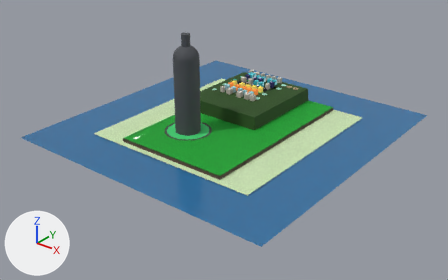
One commit to the glTF model blender-tots/tots-model.glb: the scene before it, then after it.
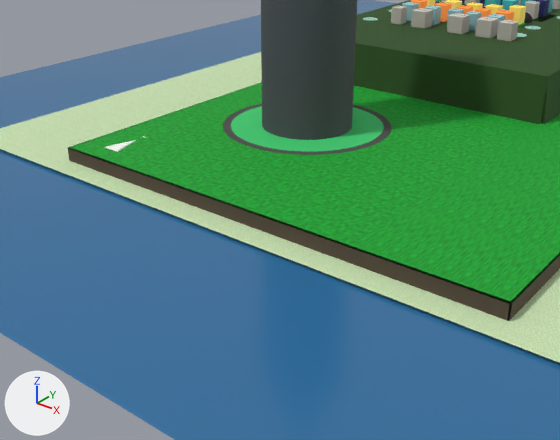
There are two pictures of each version: one whole from a 50 mm camera at (1841.0, -2797.0, 1561.0) aimed at (-242.0, -193.0, -54.0), one close up from a 50 mm camera at (315.0, -1303.0, 422.0) aimed at (-429.0, -373.0, -155.0). Arrows for +X, +Y and +Z are at lower left; the lights stay in place. The older version's two pictures come first. Where no turn or scale is listed for an object, it has been applied to the vertices. Vertices at exactly the same position are counted once.

Names of what the first close-up shows: '導師之間_塔底盆地', '導師之間_塔底盆地_外環', '導師之間_柱身', '平原_南側塊', '平原_東側帶', '平原岩壁_南', '海', '無實體_南側', '無實體_東側', '無實體_西側', '高原轉平原_南坡', '高原面_南' and 37 more.
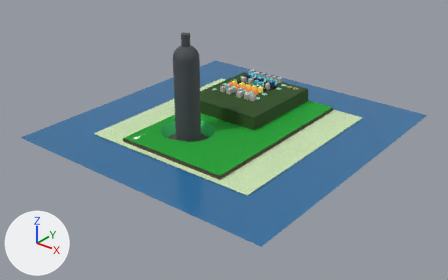
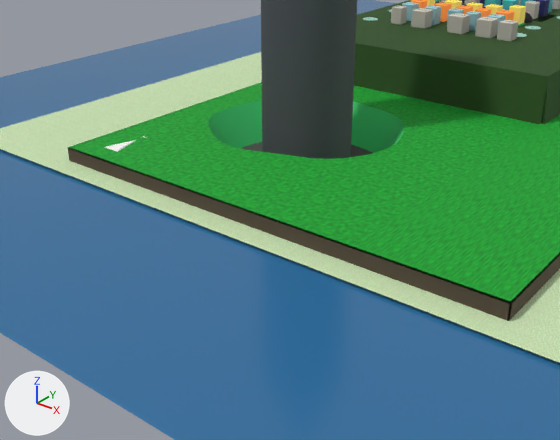
Diff of the bpy script that builds the scene:
```diff
--- a/blender-tots/tots-model.glb.py
+++ b/blender-tots/tots-model.glb.py
@@ me_cone @@
 # used by ob_導師之間_塔底盆地; location = (-422.0, -309.0, -32.0)
-me_cone.from_pydata(...)  # 128 vertices, 252 faces; spans x -127.0..127.0, y -127.0..127.0, z -32.0..32.0
+me_cone.from_pydata(...)  # 192 vertices, 286 faces; spans x -584.0..-257.0, y -465.0..-152.0, z -64.0..0.0
+# me_cone part 1: 192 vertices added at x -584.0..-257.0, y -465.0..-152.0, z -64.0..0.0
+# me_cone part 2: 128 vertices removed from x -127.0..127.0, y -127.0..127.0, z -32.0..32.0
 me_cone.materials.append(mat_tots_ms_basin)
+me_cone.materials.append(mat_tots_ms_basin_ring)  # dark grey #4a4a48
@@ me_cube_006 @@
 # used by ob_平原_南側塊; location = (0.0, 0.0, 0.0)
-me_cube_006.from_pydata(...)  # 138 vertices, 276 faces; spans x -645.0..-120.0, y -626.0..-59.0, z -2.0..0.0
+me_cube_006.from_pydata(...)  # 204 vertices, 408 faces; spans x -645.0..-120.0, y -626.0..-59.0, z -2.0..0.0
+# me_cube_006 part 3: 130 vertices removed from x -562.0..-282.0, y -449.0..-169.0, z -2.0..0.0; 196 vertices added at x -584.0..-257.0, y -465.0..-152.0, z -2.0..0.0
 me_cube_006.materials.append(mat_tots_surface_plain)
@@ me_plane_004 @@
 # used by ob_海; location = (0.0, 0.0, 0.0)
-me_plane_004.from_pydata(...)  # 4 vertices, 2 faces; spans x -1163.0..582.0, y -964.0..855.0, z -26.0
+me_plane_004.from_pydata(...)  # 96 vertices, 96 faces; spans x -1163.0..582.0, y -964.0..855.0, z -26.0
+# me_plane_004 part 4
+# 2 faces are deleted
+# 92 vertices are added at x -590.0..-251.0, y -471.0..-146.0, z -26.0
+# 96 new faces join them
 me_plane_004.materials.append(mat_tots_surface_sea)
@@ ob_導師之間_塔底盆地 @@
 ob_導師之間_塔底盆地 = bpy.data.objects.new('導師之間_塔底盆地', me_cone)
-ob_導師之間_塔底盆地.location = (-422.0, -309.0, -32.0)
+ob_導師之間_塔底盆地.location = (0.0, 0.0, 0.0)
@@ ob_導師之間_塔底盆地_外環 @@
-ob_導師之間_塔底盆地_外環 = bpy.data.objects.new('導師之間_塔底盆地_外環', me_導師之間_塔底盆地_外環)
-ob_導師之間_塔底盆地_外環.location = (0.0, 0.0, 0.0)
```

Location of each change, [x1, y1, x2, y2] in pixels of the close-ups (560 x 440 px; the box of a moved part takes in the faces that stretch with it):
'導師之間_塔底盆地', reshaped, moved (28% wider, 21% taller): before [231, 106, 384, 152]; after [208, 101, 404, 157]
'導師之間_塔底盆地_外環', deleted: before [223, 104, 392, 155]
part 1 of me_cone, added: after [208, 101, 404, 157]
part 2 of me_cone, deleted (green): before [231, 106, 384, 152]
part 3 of me_cube_006, moved or reshaped: [206, 99, 406, 162] in both
part 4 of me_plane_004, reshaped: [0, 0, 560, 440] in both
